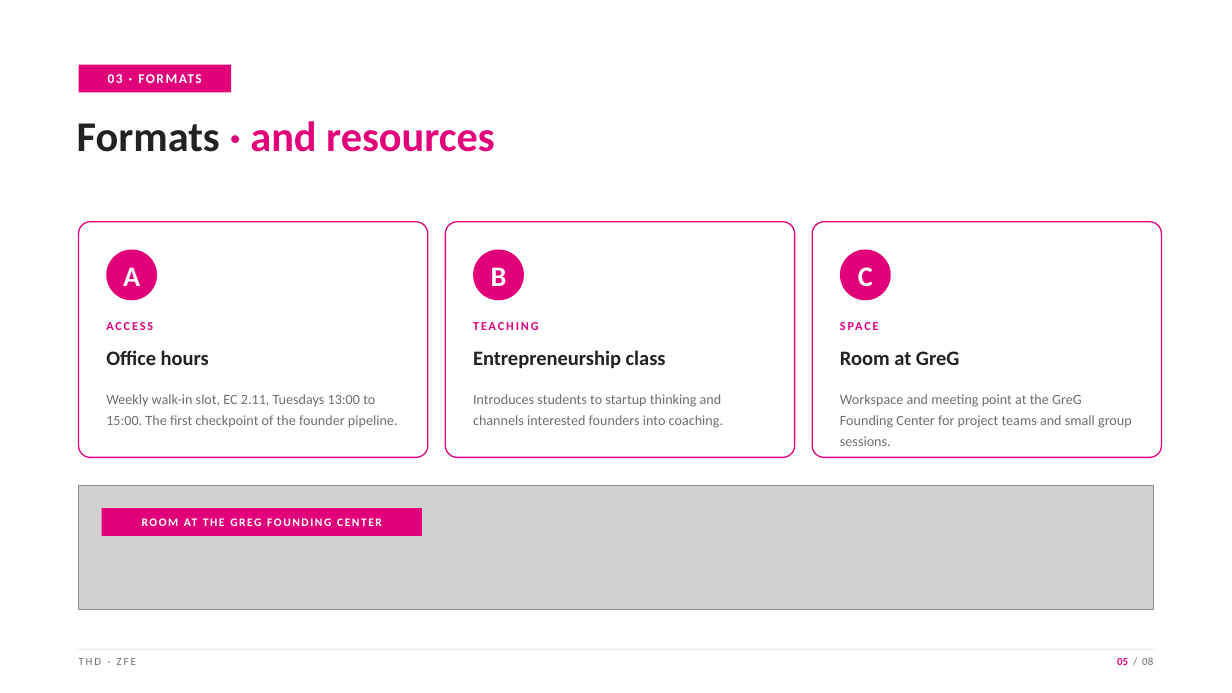
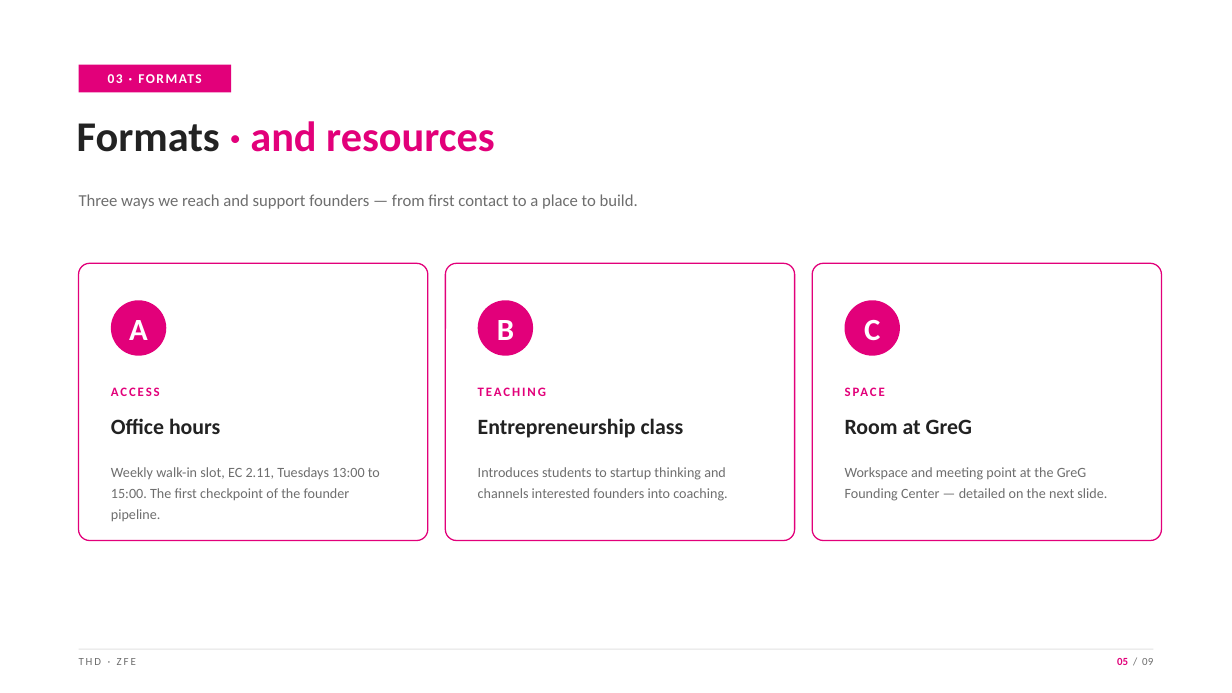
Before and after one commit to MohdAbuRezeq/angrybirds, a slide deck: slide 5 of presentation/ECRI_Faculty_Board_Briefing_ZfE.pptx. Drawn at 1232x693 pixels with LibreOffice and Linux fonts; fonts in the diff are those of the drawing; grey boxes stand for pictures. Boxes give left, top, right and bottom in pixels: in the first picture for what was removed or moved away, otherwise in the second. Text is boxed around its words. In the diff, an @@ line names an element or a change of style, - is before the commit and + after.

```diff
--- a/presentation/ECRI_Faculty_Board_Briefing_ZfE.pptx
+++ b/presentation/ECRI_Faculty_Board_Briefing_ZfE.pptx
@@ text added at (79, 194, 638, 209), 13 pt, text #6E6E6E @@
+Three ways we reach and support founders — from first contact to a place to build.
@@ rounded rectangle: place and size @@
-rounded rectangle at (79, 222, 428, 457)
+rounded rectangle at (79, 263, 428, 541)
@@ rounded rectangle: place and size @@
-rounded rectangle at (445, 222, 795, 457)
+rounded rectangle at (445, 263, 795, 541)
@@ proportions changed in 3 elements at (79, 263, 428, 541), (445, 263, 795, 541), (812, 263, 1162, 541) @@
@@ rounded rectangle: place and size @@
-rounded rectangle at (812, 222, 1162, 457)
+rounded rectangle at (812, 263, 1162, 541)
@@ text "A": place and size @@
-text "A" at (123, 267, 140, 286)
+text "A" at (129, 320, 148, 340)
@@ ellipse: place and size @@
-ellipse at (106, 250, 157, 300)
+ellipse at (111, 300, 166, 356)
@@ size 22 to 24 pt in 3 elements at (864, 319, 880, 341), (129, 320, 148, 340), (497, 320, 514, 340) @@
@@ text "B": place and size @@
-text "B" at (491, 267, 507, 286)
+text "B" at (497, 320, 514, 340)
@@ ellipse: place and size @@
-ellipse at (473, 250, 524, 300)
+ellipse at (478, 300, 533, 356)
@@ text "C": place and size @@
-text "C" at (858, 267, 873, 287)
+text "C" at (864, 319, 880, 341)
@@ ellipse: place and size @@
-ellipse at (840, 250, 891, 300)
+ellipse at (845, 300, 900, 356)
@@ text "ACCESS": place and size @@
-text "ACCESS" at (106, 322, 153, 330)
+text "ACCESS" at (111, 387, 160, 396)
@@ text "TEACHING": place and size @@
-text "TEACHING" at (473, 322, 539, 330)
+text "TEACHING" at (478, 387, 546, 396)
@@ size 9.5 to 10 pt in 3 elements at (111, 387, 160, 396), (478, 387, 546, 396), (845, 384, 1129, 411) @@
@@ text "SPACE": place and size @@
-text "SPACE" at (840, 319, 1134, 347)
+text "SPACE" at (845, 384, 1129, 411)
@@ text "Office hours": place and size @@
-text "Office hours" at (106, 350, 209, 365)
+text "Office hours" at (111, 418, 220, 434)
@@ text "Entrepreneurship class": place and size @@
-text "Entrepreneurship class" at (473, 350, 666, 369)
+text "Entrepreneurship class" at (478, 418, 684, 438)
@@ size 16 to 17 pt in 3 elements at (111, 418, 220, 434), (478, 418, 684, 438), (845, 419, 972, 434) @@
@@ text "Room at GreG": place and size @@
-text "Room at GreG" at (840, 351, 959, 365)
+text "Room at GreG" at (845, 419, 972, 434)
@@ text "Weekly walk-in slot, EC 2.11, ..." rewrapped from (106, 394, 398, 427) to (111, 467, 380, 521) @@
@@ text "Introduces students to startup thinking ...": place and size @@
-text "Introduces students to startup thinking ..." at (473, 394, 723, 428)
+text "Introduces students to startup thinking ..." at (478, 467, 727, 501)
@@ text at (845, 467, 1107, 501): text changed @@
-Workspace and meeting point at the GreG Founding Center for project teams and small group sessions.
+Workspace and meeting point at the GreG Founding Center — detailed on the next slide.
@@ picture removed at (79, 485, 1153, 610) @@
@@ rectangle removed at (102, 508, 422, 536) @@
@@ text removed at (184, 518, 197, 526) @@
-ROOM AT THE GREG FOUNDING CENTER
```
Also in this commit, not shown: 7 other slides changed, 1 slide added, 1 other file.
